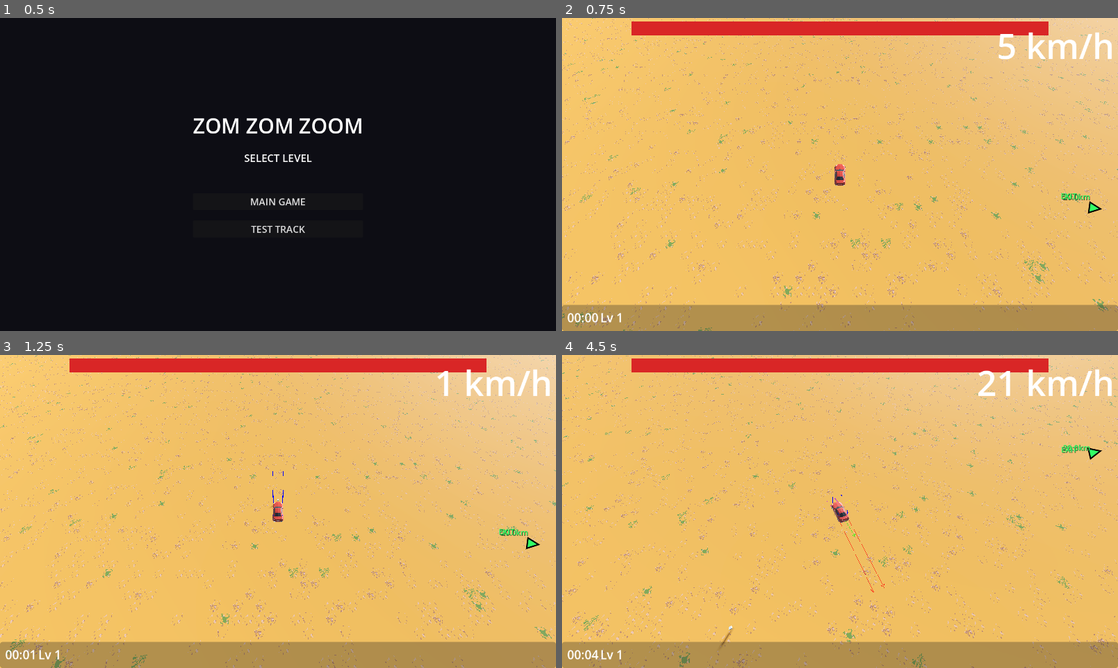
Above: before the commit, frames 1-4 (two rows, left to right).
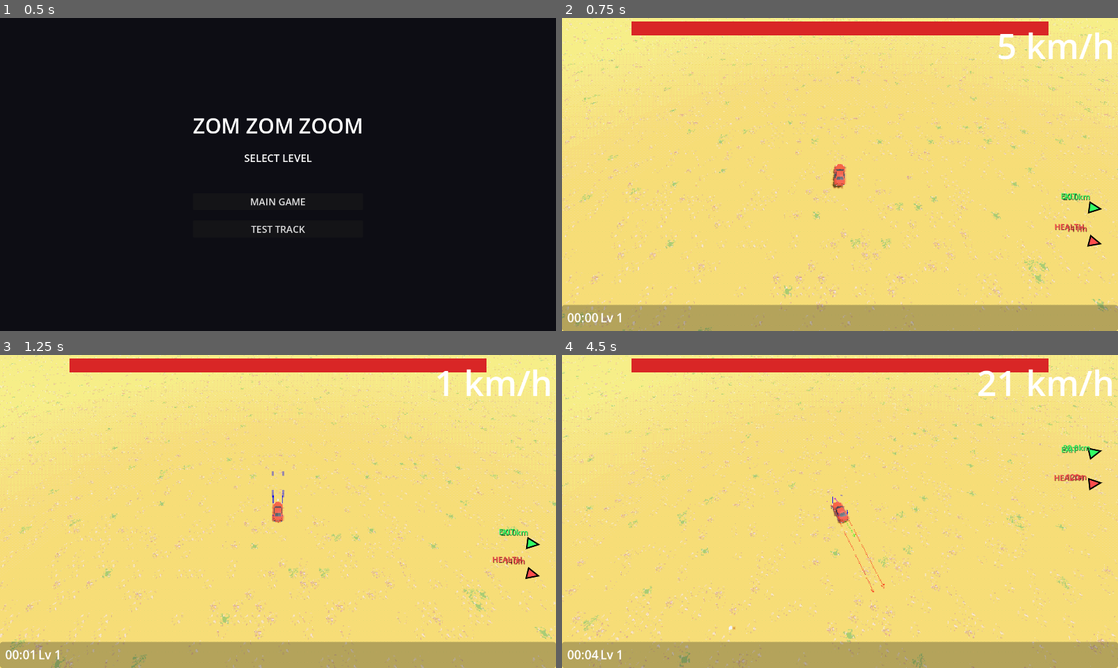
Above: after the commit, the same moments.

Repository: earv1/zom-zom-zoom-3d
Game: Godot game, scene res://scenes/ui/level_select.tscn
Two runs of this game, one before a commit and one after it. Both use one fixed random seed, a clock stepped at 60 frames per second and the inputs below.
Inputs (mouse positions are in pixels of both pictures, inside the frame that each line leads up to):
- Up to frame 1 (0.5 s): no input
- Up to frame 2 (0.75 s): click "MAIN GAME" at 0.5 s
- Up to frame 3 (1.25 s): no input
- Up to frame 4 (4.5 s): tap Enter at 1.25 s; move the mouse to (962, 495) at 1.27 s; hold H (turn_right) 1.28-2 s; hold Right mouse button (accelerate) 1.28-2 s; click (962, 495) at 1.42 s; tap Space (jump) at 1.52 s; drag from (728, 527) to (812, 574) at 2.02 s; move the mouse to (895, 442) at 2.77 s; hold H (turn_right) 2.78-3.5 s; hold Shift (handbreak) 2.78-3.5 s; click (895, 442) at 2.92 s; drag from (812, 574) to (673, 464) at 3.52 s; move the mouse to (1006, 558) at 4.27 s; hold F (turn_left) from 4.28 s (still down); tap Ctrl at 4.35 s; click (1006, 558) at 4.42 s

Frame 1 is identical in both runs. In frame 2, 83% of the frame differs, in the area x 0-100%, y 0-100%; in frame 3, 83%; in frame 4, 84%.

Commit message:
small changes from the weekend

Diff:
--- /dev/null
+++ b/assets/shaders/psx_postprocess.gdshader
@@ -0,0 +1,40 @@
+shader_type canvas_item;
+
+// PSX post-process: resolution downscale, color banding, dithering
+
+uniform sampler2D screen_texture : hint_screen_texture, filter_nearest;
+uniform int color_depth : hint_range(2, 32) = 15;
+uniform float dither_strength : hint_range(0.0, 1.0) = 0.4;
+uniform ivec2 target_resolution = ivec2(320, 240);
+
+// 4x4 Bayer dithering matrix
+float bayer4x4(ivec2 p) {
+	int x = p.x % 4;
+	int y = p.y % 4;
+	int index = x + y * 4;
+	float values[16] = float[16](
+		0.0,  8.0,  2.0, 10.0,
+		12.0, 4.0, 14.0,  6.0,
+		3.0, 11.0,  1.0,  9.0,
+		15.0, 7.0, 13.0,  5.0
+	);
+	return values[index] / 16.0 - 0.5;
+}
+
+void fragment() {
+	// Pixelate to target resolution
+	vec2 snapped_uv = floor(SCREEN_UV * vec2(target_resolution)) / vec2(target_resolution);
+	snapped_uv += 0.5 / vec2(target_resolution);
+
+	vec3 col = texture(screen_texture, snapped_uv).rgb;
+
+	// Dithering
+	ivec2 dither_coord = ivec2(SCREEN_UV * vec2(target_resolution));
+	float dither = bayer4x4(dither_coord) * dither_strength;
+
+	// Color depth reduction
+	float levels = float(color_depth);
+	col = floor((col + dither / levels) * levels) / levels;
+
+	COLOR = vec4(col, 1.0);
+}
--- /dev/null
+++ b/assets/shaders/psx_vertex.gdshader
@@ -0,0 +1,53 @@
+shader_type spatial;
+render_mode unshaded, vertex_lighting, fog_disabled;
+
+// PSX vertex shader: vertex jitter + affine texture warping
+
+uniform float jitter_strength : hint_range(0.0, 2.0) = 0.5;
+uniform float snap_resolution : hint_range(32.0, 512.0) = 160.0;
+uniform sampler2D albedo_texture : source_color, filter_nearest;
+uniform vec4 albedo_color : source_color = vec4(1.0);
+uniform bool use_triplanar = false;
+uniform float triplanar_sharpness = 1.0;
+
+varying float vertex_dist;
+
+void vertex() {
+	// Standard MVP
+	vec4 clip_pos = PROJECTION_MATRIX * MODELVIEW_MATRIX * vec4(VERTEX, 1.0);
+
+	// Snap vertices to grid in clip space (PSX vertex jitter)
+	float w = clip_pos.w;
+	float res = snap_resolution * (1.0 - jitter_strength * 0.5);
+	clip_pos.xy = floor(clip_pos.xy / w * res + 0.5) / res * w;
+
+	POSITION = clip_pos;
+	vertex_dist = length((MODELVIEW_MATRIX * vec4(VERTEX, 1.0)).xyz);
+}
+
+vec4 triplanar_sample(sampler2D tex, vec3 world_pos, vec3 normal, float sharpness) {
+	vec3 w = pow(abs(normal), vec3(sharpness));
+	w /= (w.x + w.y + w.z);
+	vec4 x = texture(tex, world_pos.yz);
+	vec4 y = texture(tex, world_pos.xz);
+	vec4 z = texture(tex, world_pos.xy);
+	return x * w.x + y * w.y + z * w.z;
+}
+
+void fragment() {
+	vec4 tex;
+	if (use_triplanar) {
+		// Use world position for triplanar (need NODE_POSITION_WORLD in spatial)
+		vec3 world_pos = (INV_VIEW_MATRIX * vec4(VERTEX, 1.0)).xyz;
+		vec3 world_normal = (INV_VIEW_MATRIX * vec4(NORMAL, 0.0)).xyz;
+		tex = triplanar_sample(albedo_texture, world_pos, world_normal, triplanar_sharpness);
+	} else {
+		tex = texture(albedo_texture, UV);
+	}
+
+	ALBEDO = tex.rgb * albedo_color.rgb;
+
+	// Simple distance fog for PSX feel
+	float fog = clamp((vertex_dist - 80.0) / 120.0, 0.0, 0.6);
+	ALBEDO = mix(ALBEDO, vec3(0.45, 0.5, 0.55), fog);
+}
--- a/autoload/game_manager.gd
+++ b/autoload/game_manager.gd
@@ -37,7 +37,6 @@
 signal game_over()
 signal weapon_unlocked(id: StringName, scene: PackedScene)
 signal weapon_leveled_up(id: StringName)
-signal damage_taken()
 
 
 func _ready() -> void:
@@ -71,7 +70,9 @@
 		return
 	current_health = max(0, current_health - amount)
 	health_changed.emit(current_health, max_health)
-	damage_taken.emit()
+	for enemy in get_tree().get_nodes_in_group("enemies"):
+		if enemy is RigidBody3D:
+			(enemy as RigidBody3D).linear_velocity = Vector3.ZERO
 	if current_health <= 0:
 		_is_game_over = true
 		game_over.emit()
--- a/scenes/enemy/base_enemy.gd
+++ b/scenes/enemy/base_enemy.gd
@@ -19,8 +19,6 @@
 
 const WARP_BUFFER := 30.0   # trigger warp this many units beyond the warp landing spot
 const DROP_HEIGHT := 10.0   # units above ground to drop from
-const BLOWBACK_RADIUS := 50.0
-const BLOWBACK_FORCE := 40.0
 
 
 func _ready() -> void:
@@ -30,7 +28,6 @@
 	contact_monitor = true
 	max_contacts_reported = 4
 	body_entered.connect(_on_body_entered)
-	GameManager.damage_taken.connect(_on_car_damage_taken)
 
 
 func _process(_delta: float) -> void:
@@ -118,6 +115,10 @@
 	if not visible or _dead:
 		return
 	if body == car:
+		var ram := car.find_child("RamComponent", false) as Node
+		if ram and ram.get("is_ramming"):
+			die()
+			return
 		GameManager.take_damage(contact_damage)
 		die()
 
@@ -153,19 +154,5 @@
 	orb.global_position = global_position + Vector3.UP * 0.5
 
 
-func _on_car_damage_taken() -> void:
-	if _dead or not car or not visible:
-		return
-	var dist := global_position.distance_to(car.global_position)
-	if dist > BLOWBACK_RADIUS:
-		return
-	var away := global_position - car.global_position
-	away.y = 0.0
-	if away.length_squared() < 0.001:
-		away = Vector3(randf_range(-1, 1), 0, randf_range(-1, 1))
-	linear_velocity = Vector3.ZERO
-	apply_central_impulse(away.normalized() * BLOWBACK_FORCE + Vector3.UP * 10.0)
-
-
 func _on_die() -> void:
 	pass
--- a/scenes/enemy/enemy_spawner.gd
+++ b/scenes/enemy/enemy_spawner.gd
@@ -10,13 +10,14 @@
 var _pool: Array = []
 var _inactive: Dictionary = {}  # pool_key (scene path) -> Array[BaseEnemy]
 var _active_count: int = 0
+var _active_per_type: Dictionary = {}  # pool_key -> int
 
 
 func _ready() -> void:
 	add_to_group("enemy_spawner")
 	_pool = [
 		{scene = preload("res://scenes/enemy/zombie.tscn"), weight = 1.0, unlock_time = 0.0},
-		{scene = preload("res://scenes/enemy/runner.tscn"), weight = 0.6, unlock_time = 60.0},
+		{scene = preload("res://scenes/enemy/runner.tscn"), weight = 0.6, unlock_time = 60.0, max_active = 2},
 		{scene = preload("res://scenes/enemy/tank.tscn"), weight = 0.3, unlock_time = 120.0},
 		{scene = preload("res://scenes/enemy/exploder.tscn"), weight = 0.5, unlock_time = 180.0},
 	]
@@ -59,6 +60,11 @@
 
 	var spawn_dist := spawn_radius * 3.0
 	var key: String = (chosen.get("scene") as PackedScene).resource_path
+
+	var max_active: int = chosen.get("max_active", -1)
+	if max_active >= 0 and _active_per_type.get(key, 0) >= max_active:
+		return
+
 	var enemy: BaseEnemy
 
 	if _inactive.has(key) and not (_inactive[key] as Array).is_empty():
@@ -75,6 +81,7 @@
 		enemy.reset_for_spawn(car)
 
 	_active_count += 1
+	_active_per_type[key] = _active_per_type.get(key, 0) + 1
 
 
 func recycle(enemy: BaseEnemy) -> void:
@@ -83,6 +90,7 @@
 	enemy.process_mode = PROCESS_MODE_DISABLED
 	enemy.freeze = true
 	var key := enemy.pool_key
+	_active_per_type[key] = maxi(0, _active_per_type.get(key, 0) - 1)
 	if not _inactive.has(key):
 		_inactive[key] = []
 	(_inactive[key] as Array).append(enemy)
--- a/scenes/environment_and_light.tscn
+++ b/scenes/environment_and_light.tscn
@@ -17,7 +17,7 @@
 glow_enabled = true
 
 [node name="DirectionalLight3D" type="DirectionalLight3D"]
-transform = Transform3D(-0.654, 0, 0.756, 0.320, 0.906, 0.277, -0.685, 0.423, -0.593, 0, 20.3866, 0)
+rotation = Vector3(-1.047, 0.524, 0)
 shadow_enabled = true
 
 [node name="WorldEnvironment" type="WorldEnvironment" parent="."]
--- a/scenes/ui/objective_marker.gd
+++ b/scenes/ui/objective_marker.gd
@@ -9,7 +9,7 @@
 const DISTANCE_FONT_SIZE := 18
 
 var _camera: Camera3D
-var _objectives: Array[Dictionary] = []
+var _objectives: Array = []
 # Each dict: { "node": Node3D, "color": Color, "label": String }
 
 
@@ -37,6 +37,8 @@
 func _draw() -> void:
 	if not _camera or not _camera.is_inside_tree():
 		return
+
+	_objectives = _objectives.filter(func(o: Dictionary) -> bool: return is_instance_valid(o["node"]))
 
 	var screen_size := get_viewport_rect().size
 	var center := screen_size * 0.5
--- /dev/null
+++ b/scenes/ui/psx_screen.gd
@@ -0,0 +1,22 @@
+extends CanvasLayer
+
+## Fullscreen PSX post-process overlay.
+## Add as a child of your main scene, or as an autoload.
+
+var _rect: ColorRect
+
+
+func _ready() -> void:
+	layer = 0  # render after 3D but before HUD (layer 1)
+	var shader := preload("res://assets/shaders/psx_postprocess.gdshader")
+	var mat := ShaderMaterial.new()
+	mat.shader = shader
+	mat.set_shader_parameter("color_depth", 15)
+	mat.set_shader_parameter("dither_strength", 0.4)
+	mat.set_shader_parameter("target_resolution", Vector2i(640, 480))
+
+	_rect = ColorRect.new()
+	_rect.material = mat
+	_rect.set_anchors_and_offsets_preset(Control.PRESET_FULL_RECT)
+	_rect.mouse_filter = Control.MOUSE_FILTER_IGNORE
+	add_child(_rect)
--- a/scenes/world/car_ram.gd
+++ b/scenes/world/car_ram.gd
@@ -16,7 +16,7 @@
 var _car: RigidBody3D
 var _rings: Array[MeshInstance3D] = []
 var _ring_phases: Array[float] = []
-var _active := false
+var is_ramming := false
 
 
 func _ready() -> void:
@@ -29,8 +29,11 @@
 	if not _car:
 		return
 	var speed := _car.linear_velocity.length()
-	_active = speed >= RAM_SPEED_MIN
-	_area.monitoring = _active
+	var was_ramming := is_ramming
+	is_ramming = speed >= RAM_SPEED_MIN
+	_area.monitoring = is_ramming
+	if is_ramming != was_ramming:
+		pass
 	_update_rings(delta, speed)
 
 
@@ -65,7 +68,7 @@
 	var intensity := clampf((speed - RAM_SPEED_MIN) / 30.0, 0.0, 1.0)
 	for i in _rings.size():
 		var ring := _rings[i]
-		if not _active:
+		if not is_ramming:
 			ring.visible = false
 			continue
 		ring.visible = true
@@ -82,7 +85,7 @@
 # ── Damage ───────────────────────────────────────────────────────────────────
 
 func _on_body_entered(body: Node) -> void:
-	if not _active or not _car:
+	if not is_ramming or not _car:
 		return
 	if body == _car or not body.has_method("take_damage"):
 		return
@@ -91,11 +94,6 @@
 	var damage := int(lerpf(BASE_DAMAGE, MAX_DAMAGE, t))
 	body.take_damage(damage)
 
-	# Lose 10 km/h per ram hit — apply backward impulse
-	var hvel := Vector3(_car.linear_velocity.x, 0.0, _car.linear_velocity.z)
-	if hvel.length_squared() > 0.001:
-		_car.apply_central_impulse(-hvel.normalized() * SPEED_PENALTY * _car.mass)
-
 	if body is RigidBody3D:
 		var away: Vector3 = (body as RigidBody3D).global_position - _car.global_position
 		away.y = 0.0
--- /dev/null
+++ b/scenes/world/health_pickup.gd
@@ -0,0 +1,57 @@
+extends Node3D
+
+const PICKUP_RADIUS := 6.0
+const HEAL_AMOUNT := 25
+const BOB_SPEED := 2.5
+const BOB_HEIGHT := 0.4
+const LIFETIME := 20.0
+
+var _car: Node3D
+var _mesh: MeshInstance3D
+var _time := 0.0
+var _picked_up := false
+
+
+func _ready() -> void:
+	_build_visual()
+
+
+func set_car(car: Node3D) -> void:
+	_car = car
+
+
+func _process(delta: float) -> void:
+	_time += delta
+	if _mesh:
+		_mesh.position.y = 3.0 + sin(_time * BOB_SPEED) * BOB_HEIGHT
+
+	if _picked_up:
+		return
+	if _time >= LIFETIME:
+		queue_free()
+		return
+	if _car and global_position.distance_to(_car.global_position) <= PICKUP_RADIUS:
+		_pick_up()
+
+
+func _pick_up() -> void:
+	_picked_up = true
+	GameManager.current_health = mini(GameManager.current_health + HEAL_AMOUNT, GameManager.max_health)
+	GameManager.health_changed.emit(GameManager.current_health, GameManager.max_health)
+	queue_free()
+
+
+func _build_visual() -> void:
+	_mesh = MeshInstance3D.new()
+	var box := BoxMesh.new()
+	box.size = Vector3(1.5, 6.0, 1.5)
+	_mesh.mesh = box
+	_mesh.position.y = 3.0
+
+	var mat := StandardMaterial3D.new()
+	mat.albedo_color = Color(1.0, 0.3, 0.3)
+	mat.emission_enabled = true
+	mat.emission = Color(1.0, 0.2, 0.2)
+	mat.emission_energy_multiplier = 2.0
+	_mesh.material_override = mat
+	add_child(_mesh)
--- a/scenes/world/world.gd
+++ b/scenes/world/world.gd
@@ -1,20 +1,28 @@
 extends Node3D
 
 const EXIT_DISTANCE := 20000.0
+const PICKUP_MEAN_INTERVAL := 60.0
+const PICKUP_SPAWN_DIST := 80.0
+const PICKUP_SPREAD := 30.0
+const MAX_PICKUPS := 5
+
 const LevelExitScript := preload("res://scenes/world/level_exit.gd")
 const ObjectiveMarkerScript := preload("res://scenes/ui/objective_marker.gd")
+const HealthPickupScript := preload("res://scenes/world/health_pickup.gd")
+const PsxScreenScript := preload("res://scenes/ui/psx_screen.gd")
 
 @export var car: Node3D
 
 var _level_exit: Node3D
 var _objective_marker: Control
+var _pickup_timer := 0.0
+var _next_pickup_time := 0.0
+var _pickups: Array = []
 
 
 func _ready() -> void:
 	if not car:
 		car = get_node_or_null("Car")
-	for mesh in car.find_children("*", "MeshInstance3D", true):
-		(mesh as MeshInstance3D).cast_shadow = GeometryInstance3D.SHADOW_CASTING_SETTING_OFF
 	GameManager.game_over.connect(_on_game_over)
 
 	var music := $MusicPlayer as AudioStreamPlayer
@@ -24,6 +32,7 @@
 
 	_spawn_level_exit()
 	_setup_objective_marker()
+	_setup_psx_screen()
 
 
 func _spawn_level_exit() -> void:
@@ -46,5 +55,51 @@
 	_objective_marker.add_objective(_level_exit, Color(0.2, 1.0, 0.4), "EXIT")
 
 
+func _setup_psx_screen() -> void:
+	var psx := CanvasLayer.new()
+	psx.set_script(PsxScreenScript)
+	psx.name = "PsxScreen"
+	add_child(psx)
+
+
+func _process(delta: float) -> void:
+	_pickup_timer += delta
+	if _pickup_timer >= _next_pickup_time:
+		_pickup_timer = 0.0
+		_next_pickup_time = _rand_pickup_interval()
+		_try_spawn_pickup()
+
+
+func _rand_pickup_interval() -> float:
+	# Exponential distribution with mean = PICKUP_MEAN_INTERVAL
+	return -PICKUP_MEAN_INTERVAL * log(randf_range(0.01, 1.0))
+
+
+func _try_spawn_pickup() -> void:
+	# Clean up freed pickups
+	_pickups = _pickups.filter(func(p: Node3D) -> bool: return is_instance_valid(p))
+	if _pickups.size() >= MAX_PICKUPS:
+		return
+
+	# Direction from car toward exit
+	var to_exit := (_level_exit.global_position - car.global_position).normalized()
+	to_exit.y = 0.0
+
+	# Spawn ahead of car, biased toward exit
+	var spread_angle := randf_range(-0.5, 0.5)
+	var dir := to_exit.rotated(Vector3.UP, spread_angle)
+	var pos := car.global_position + dir * PICKUP_SPAWN_DIST
+	pos += Vector3(randf_range(-PICKUP_SPREAD, PICKUP_SPREAD), 0, randf_range(-PICKUP_SPREAD, PICKUP_SPREAD))
+	pos.y = 0.5
+
+	var pickup := Node3D.new()
+	pickup.set_script(HealthPickupScript)
+	pickup.position = pos
+	pickup.set_car(car)
+	add_child(pickup)
+	_pickups.append(pickup)
+	_objective_marker.add_objective(pickup, Color(1.0, 0.3, 0.3), "HEALTH")
+
+
 func _on_game_over() -> void:
 	pass  # GameOverScreen handles display; retry reloads via GameOverScreen
Not shown, added: assets/shaders/psx_postprocess.gdshader.uid
Not shown, added: assets/shaders/psx_vertex.gdshader.uid
Not shown, added: scenes/ui/psx_screen.gd.uid
Not shown, added: scenes/world/health_pickup.gd.uid
